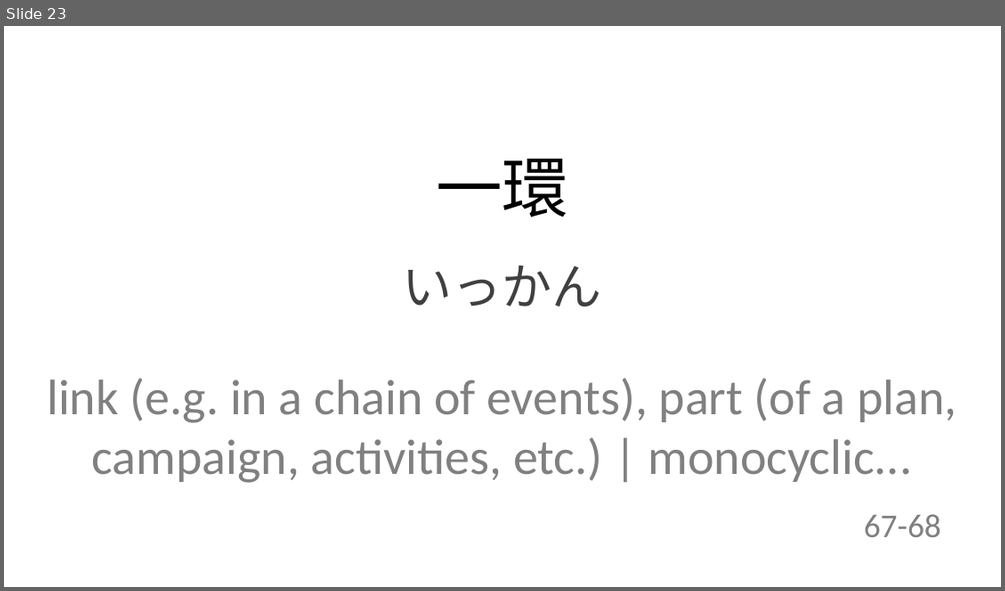
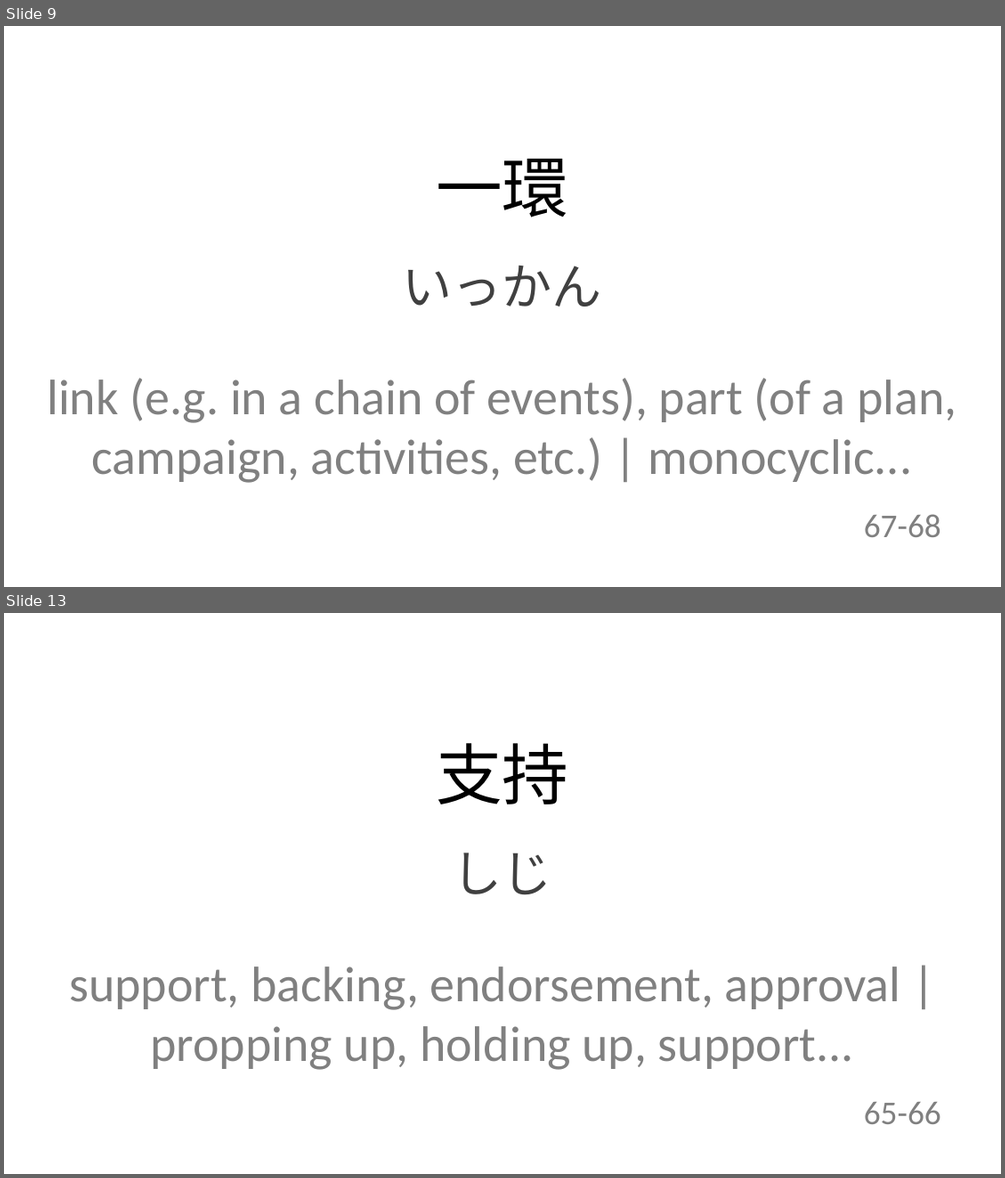
Before and after one commit to ariqRam/ankislide, a slide deck: 10|2-6/2023-10-6/kanji-todaysTest.pptx. Shown one above the other, each under a label of ours: slide 23 before the commit, slides 9 and 13 after it; the slides between them are not shown. The pictures are 1005x591 and 1005x1178 pixels, drawn with LibreOffice and Linux fonts; fonts in the diff are those of the drawing. Boxes give left, top, right and bottom in pixels: in the first picture for what was removed or moved away, otherwise in the second. Text is boxed around its words. In the diff, an @@ line names an element or a change of style, - is before the commit and + after.

```diff
--- a/10|2-6/2023-10-6/kanji-todaysTest.pptx
+++ b/10|2-6/2023-10-6/kanji-todaysTest.pptx
@@ slide 13 added at [4,613,1001,1174], background #FFFFFF @@
@@ text added at [436,743,568,804], 48 pt, text #000000 @@
+支持
@@ text added at [453,852,552,895], 36 pt, text #404040 @@
+しじ
@@ text added at [69,966,901,1070], 36 pt, text #808080 @@
+support, backing, endorsement, approval | propping up, holding up, support...
@@ text added at [864,1102,941,1124], 24 pt, text #808080 @@
+65-66
@@ what was slide 23 is now slide 9 @@
```
Also in this commit, not shown: 1 slide changed, 8 other slides added, 13 slides removed, 34 other files.
